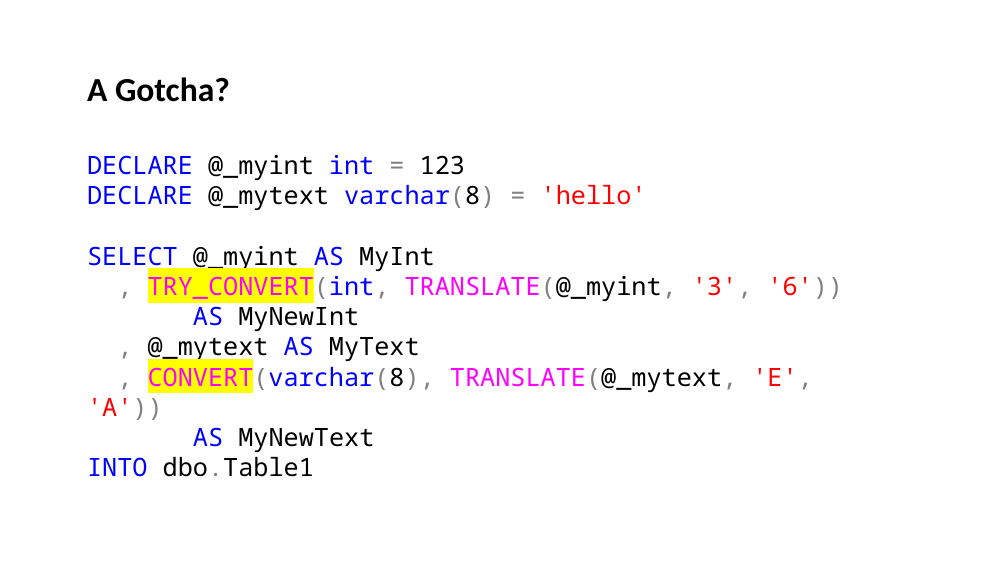
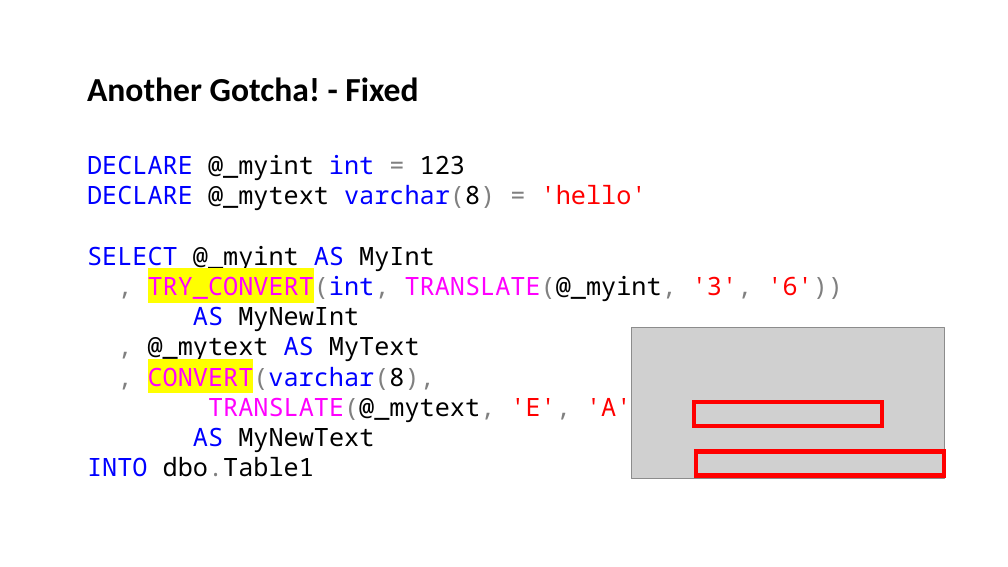
Before and after one commit to jbfoushee/MyPresentations, a slide deck: slide 27 of TSQL_Translate_Operator/TSQL Translate.pptx (slide 28 before the commit). Drawn at 1008x567 pixels with LibreOffice and Linux fonts; fonts in the diff are those of the drawing; grey boxes stand for pictures. Boxes give left, top, right and bottom in pixels: in the first picture for what was removed or moved away, otherwise in the second. Text is boxed around its words. In the diff, an @@ line names an element or a change of style, - is before the commit and + after.

```diff
--- a/TSQL_Translate_Operator/TSQL Translate.pptx
+++ b/TSQL_Translate_Operator/TSQL Translate.pptx
@@ text at [87,77,418,102]: text changed @@
-A Gotcha?
+Another Gotcha! - Fixed
@@ picture added at [631,328,944,479] @@
@@ text at [148,362,662,422]: text changed @@
-, CONVERT(varchar(8), TRANSLATE(@_mytext, 'E', 'A'))
+, CONVERT(varchar(8),
+TRANSLATE(@_mytext, 'E', 'A'))
@@ rectangle added at [694,402,882,426], outline #FF0000 4 pt @@
@@ rectangle added at [696,451,944,476], outline #FF0000 4 pt @@
```
Also in this commit, not shown: 13 other slides changed, 3 slides added, 3 slides removed.
